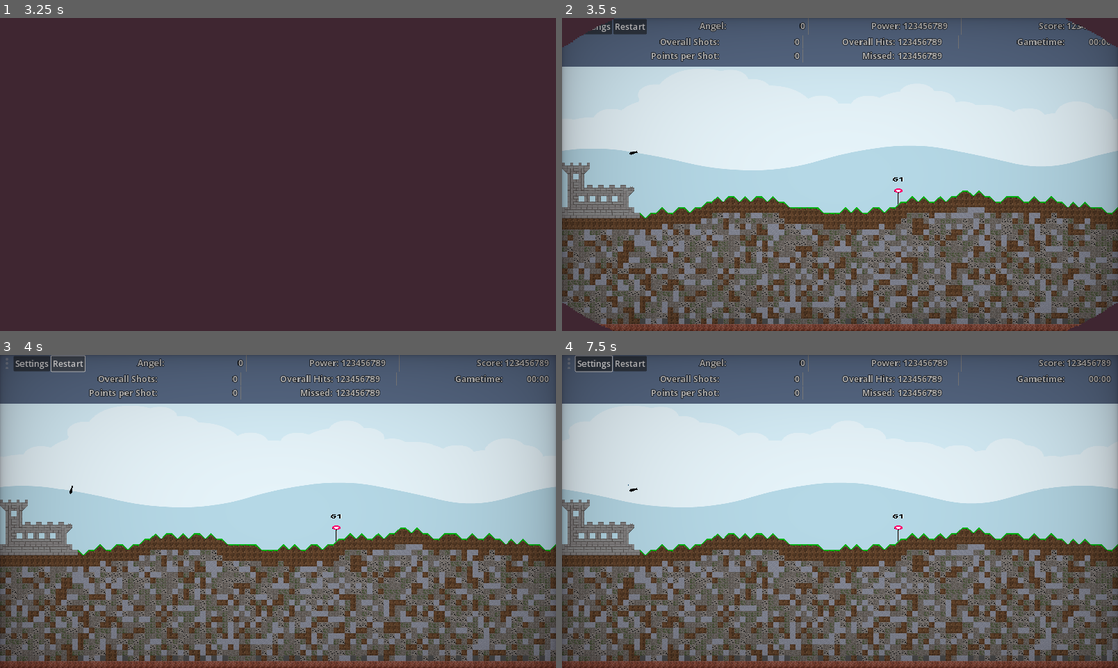
Above: before the commit, frames 1-4 (two rows, left to right).
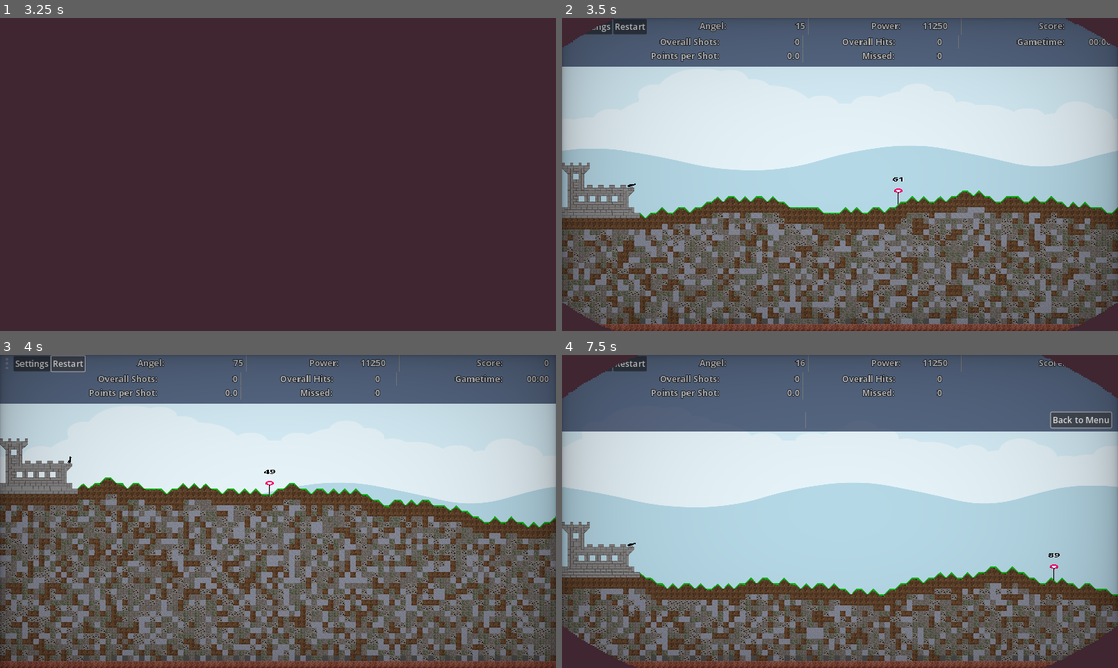
Above: after the commit, the same moments.

Repository: Coding-4Fun/Just4Fun_Mini_Shootergame
Game: Godot game, scene res://UI/MainMenuUI/MainMenuUI.tscn
Two runs of this game, one before a commit and one after it. Both use one fixed random seed, a clock stepped at 60 frames per second and the inputs below.
Inputs (mouse positions are in pixels of both pictures, inside the frame that each line leads up to):
- Up to frame 1 (3.25 s): click "Play" at 0.5 s; click "Max Play Time" at 1.25 s; click "Max Play Time" at 2 s; click "Start Game" at 2.75 s
- Up to frame 2 (3.5 s): no input
- Up to frame 3 (4 s): click "Restart" at 3.5 s
- Up to frame 4 (7.5 s): click "Restart" at 4.25 s; click "Restart" at 5 s; click (567, 364) at 5.75 s; click "Settings" at 6.5 s; click (1079, 420) at 7.25 s, where only the run after the commit has a clickable "Back to Menu"

Frame 1 is identical in both runs. In frame 2, 0.5% of the frame differs, in the area x 11-95%, y 1-54%; in frame 3, 41%; in frame 4, 42%, in the area x 0-100%, y 0-100%.
Error before the commit: Parse Error: Identifier "UIdummyTargetTimerChange" not declared in the current scope. (res://UI/InGameUI/ingameui.gd:113)
Error after the commit: Attempt to call function 'get_as_text' in base 'null instance' on a null instance. (res://Globals/GameConfig/config.gd:79)

Commit message:
Chg: disable signal func

Diff:
--- a/UI/InGameUI/ingameui.gd
+++ b/UI/InGameUI/ingameui.gd
@@ -109,8 +109,8 @@
 	$"BoxContainer/HBoxHudMiddle/hBoxGametimer".visible = !GSM.GameTimer.is_stopped()
 
 
-func _on_buttSwitchTargetTimer_pressed() -> void:
-	UIdummyTargetTimerChange.emit($BoxContainer/VBoxSetting/hBoxOptions/buttSwitchTargetTimer.button_pressed)
+#func _on_buttSwitchTargetTimer_pressed() -> void:
+	#UIdummyTargetTimerChange.emit($BoxContainer/VBoxSetting/hBoxOptions/buttSwitchTargetTimer.button_pressed)
 
 
 func _on_butt_back_to_menu_pressed() -> void:
